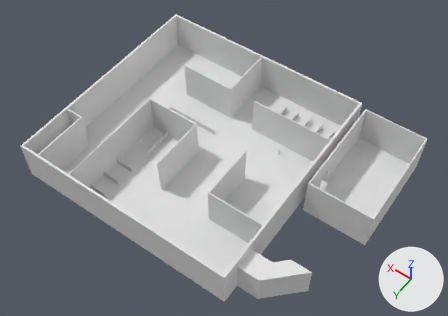
The Blender file Unity/WatcherUnity/Assets/Blender Objects/Files/PuzzleOne.blend as it was, and as the next commit left it.
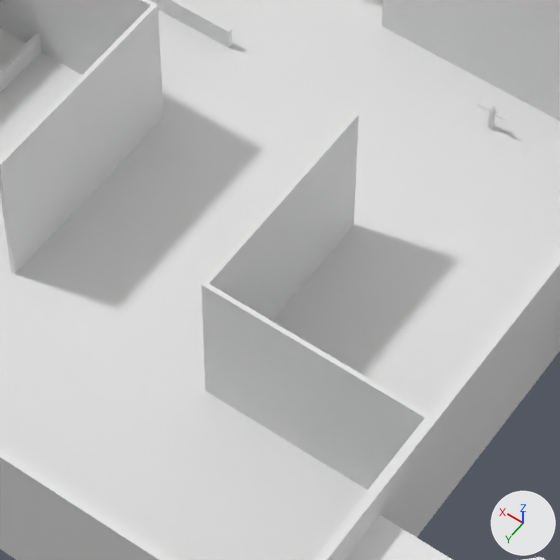
There are two pictures of each version: one whole from a camera (50 mm lens) standing at (-117.8, 143.3, 231.6) and looking at (-16.5, 1.5, 8.9), one close up on the part from 35% to 66% of the width and 39% to 82% of the height. The lights are fixed; the arrows at lower right show +X, +Y and +Z.

The scene before the commit, as lines of its bpy script (objects in view):
```python
me_cube_001 = bpy.data.meshes.new('Cube.001')
me_cube_001.from_pydata(...)  # 3515 vertices, 3515 faces; spans x -1.61..1.0, y -1.0..1.0, z 0.0..0.37
# faces by material slot: [1366, 1949, 140, 60]
me_cube_001.materials.append(mat_floor)  # white #e7e7e7
me_cube_001.materials.append(mat_walls)  # white #e7e7e7
me_cube_001.materials.append(mat_cubicle)  # white #e7e7e7
me_cube_001.materials.append(mat_concrete)  # white #e7e7e7
ob_cube = bpy.data.objects.new('Cube', me_cube_001)
ob_cube.location = (0.0, 0.0, -0.3)
ob_cube.scale = (55.0, 55.0, 55.0)
```
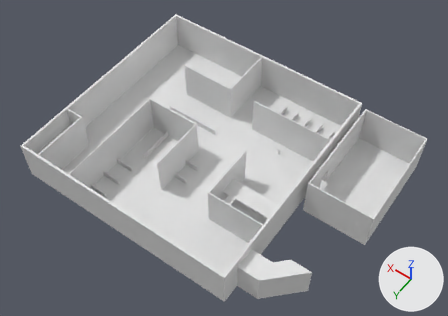
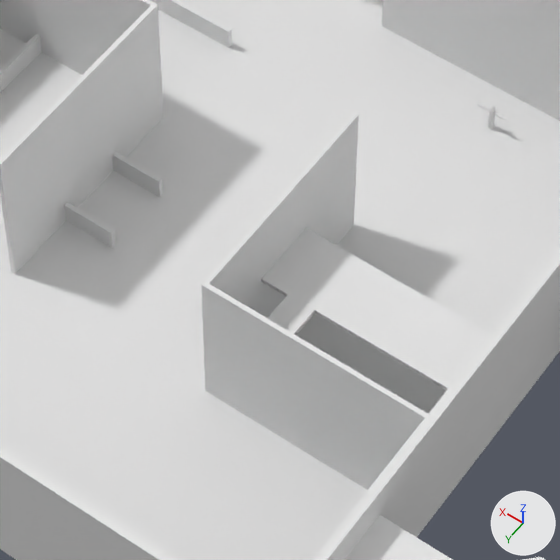
What differs and where, as boxes (x1, y1, x2, y2) in the close-ups (560 x 560 px):
```json
{"part": 1, "of": "me_cube_001", "change": "added", "after": [0, 0, 537, 560]}
```

Edits to the scene script, one JSON object a line:
```json
{"block": "me_cube_001", "where": "# used by ob_cube; location = (0.0, 0.0, -0.3); scale = (55.0, 55.0, 55.0)"}
{"op": "remove", "block": "me_cube_001", "code": "me_cube_001.from_pydata(...)  # 3515 vertices, 3515 faces; spans x -1.61..1.0, y -1.0..1.0, z 0.0..0.37"}
{"op": "add", "block": "me_cube_001", "code": "me_cube_001.from_pydata(...)  # 3919 vertices, 3923 faces; spans x -1.61..1.0, y -1.0..1.0, z 0.0..0.37"}
{"block": "me_cube_001", "change": "me_cube_001 part 1: 404 vertices added at x -0.86..0.0, y -1.0..1.0, z 0.0..0.37"}
```
